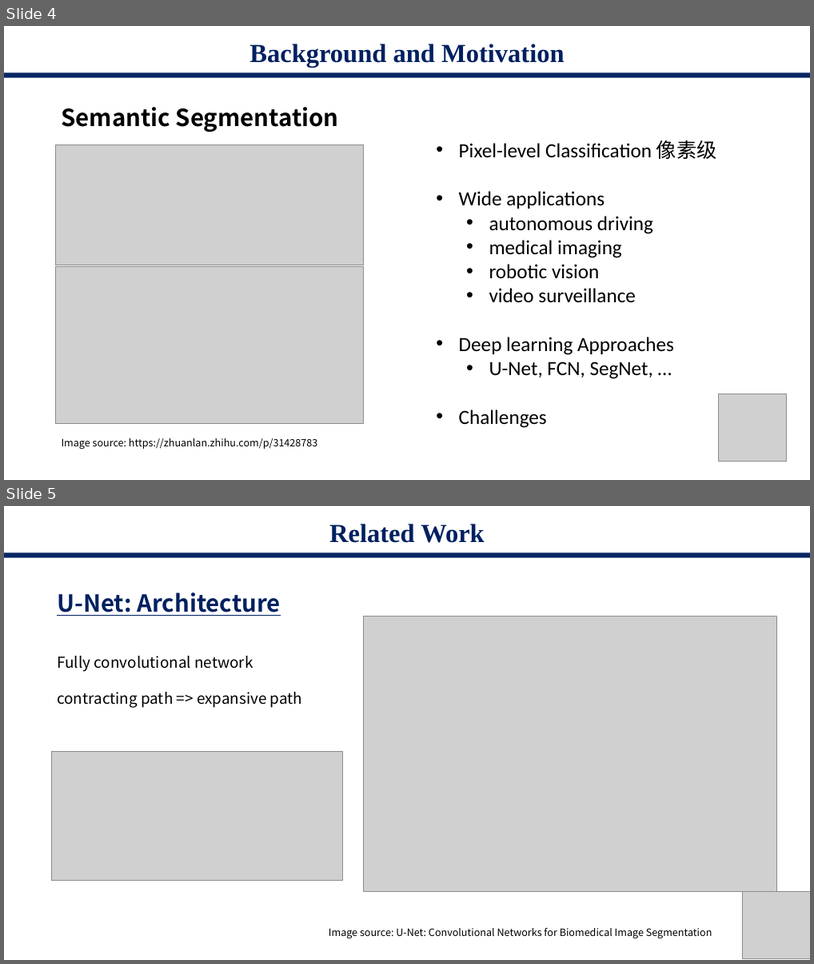
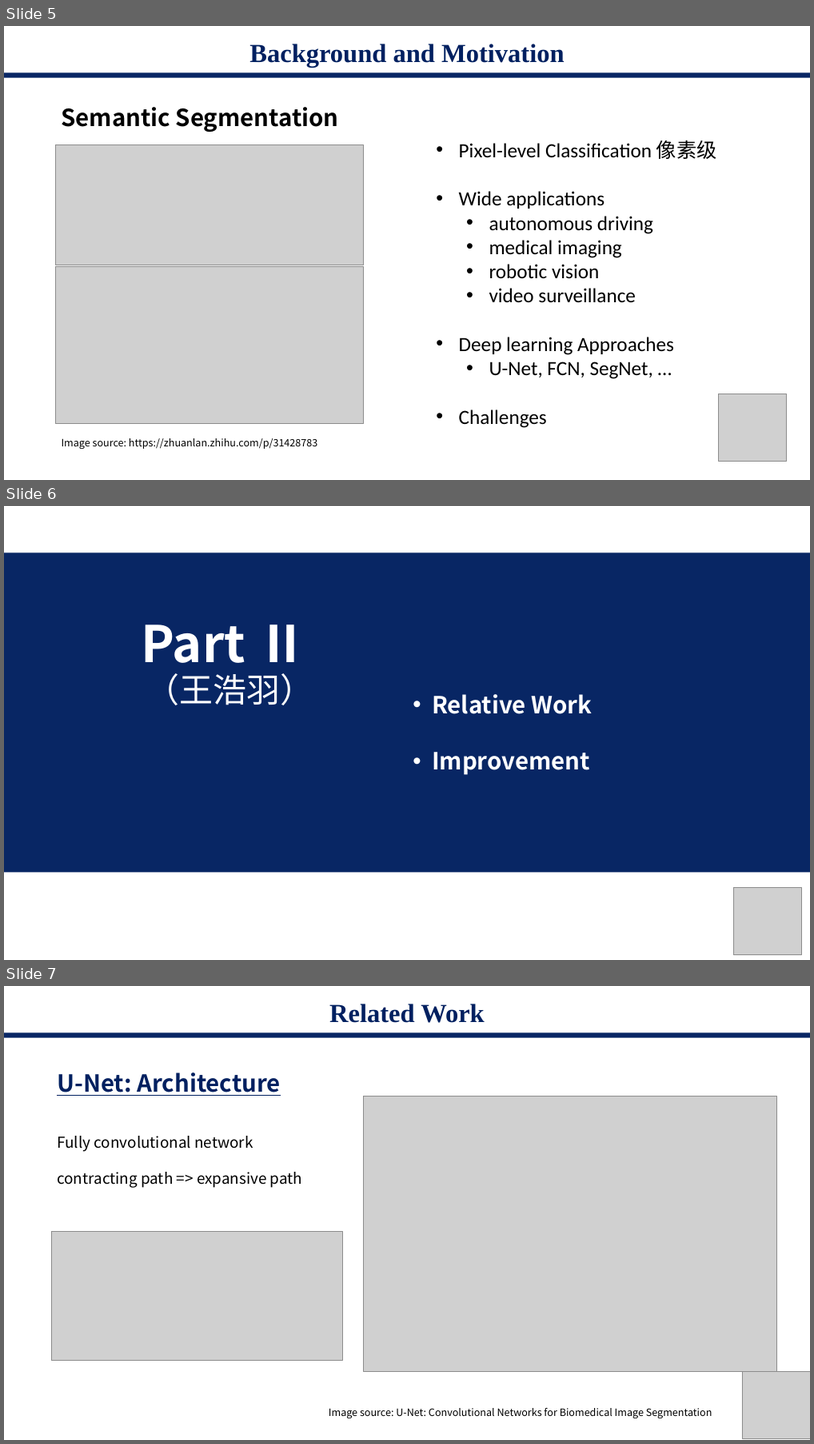
Before and after one commit to starga2er777/CS405_Project_SUSTech, a slide deck: proposal.pptx. Shown one above the other, each under a label of ours: slides 4 and 5 before the commit, slides 5, 6 and 7 after it. The pictures are 814x964 and 814x1444 pixels, drawn with LibreOffice and Linux fonts; fonts in the diff are those of the drawing; grey boxes stand for pictures. Boxes give left, top, right and bottom in pixels: in the first picture for what was removed or moved away, otherwise in the second. Text is boxed around its words. In the diff, an @@ line names an element or a change of style, - is before the commit and + after.

```diff
--- a/proposal.pptx
+++ b/proposal.pptx
@@ slide 6 added at <box>4,506,810,960</box>, background #FFFFFF @@
@@ rectangle added at <box>4,552,810,872</box>, fill #002060 at 97% opacity @@
@@ title added at <box>141,624,314,705</box>, 60 pt, text #FFFFFF, bold @@
+Part Ⅱ
+（王浩羽）
@@ text added at <box>432,694,593,775</box>, 28 pt, text #FFFFFF, bold @@
+• Relative Work
+• Improvement
@@ picture added at <box>734,887,802,955</box> @@
@@ what was slide 4 is now slide 5 @@
@@ what was slide 5 is now slide 7 @@
```
Also in this commit, not shown: 4 slides changed, 3 other slides added.
